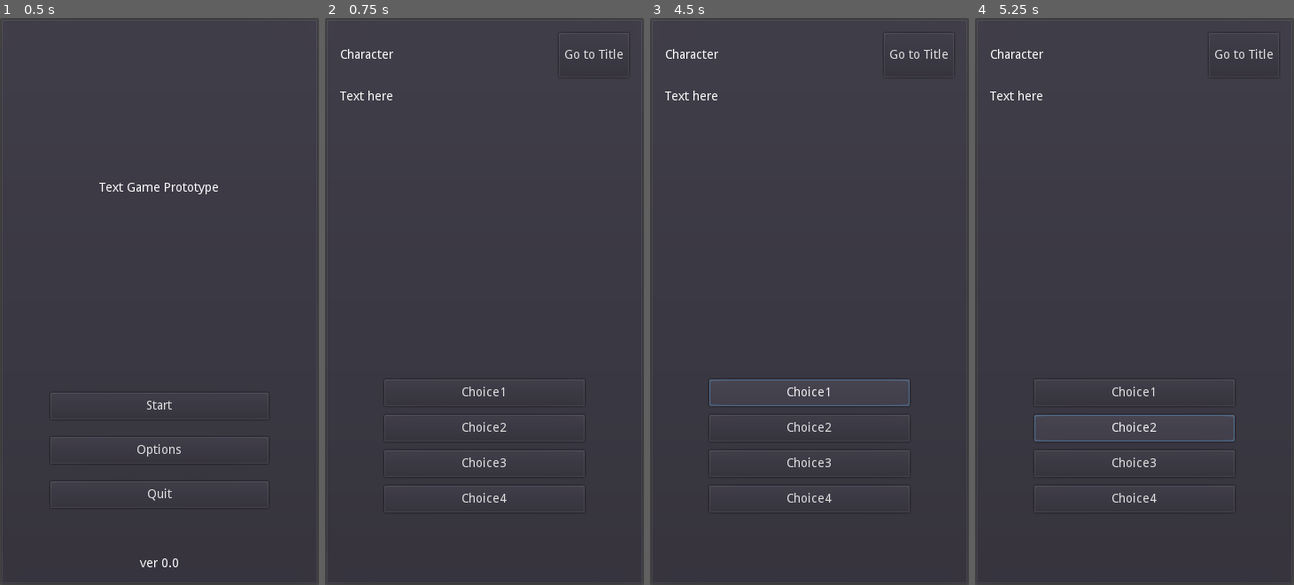
Above: before the commit, frames 1-4 (left to right).
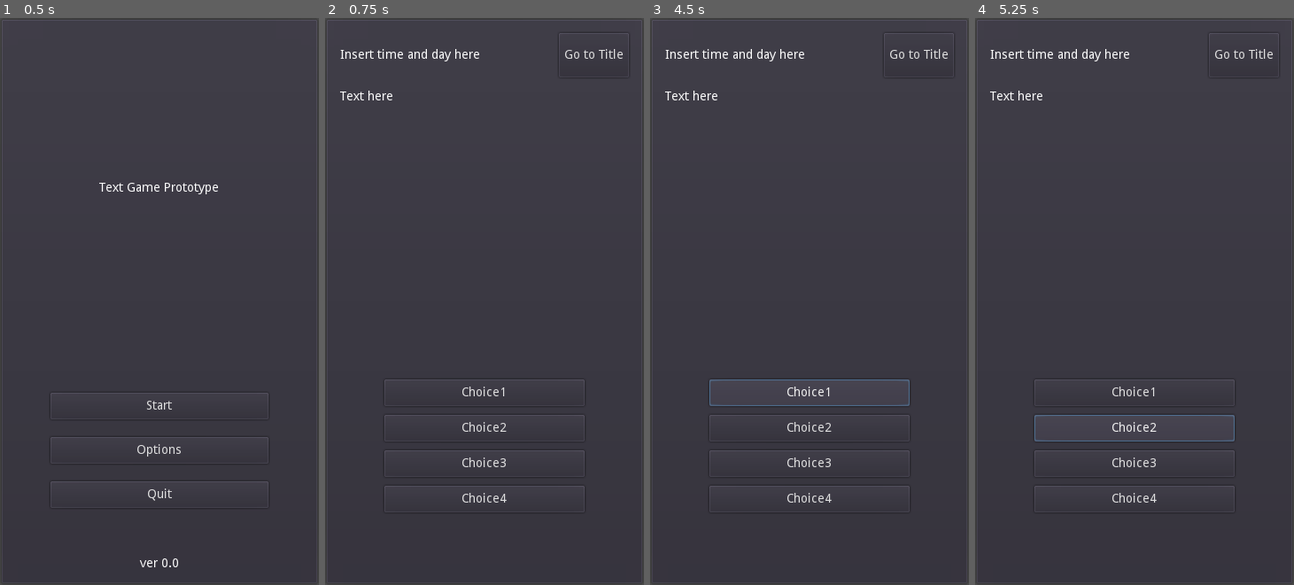
Above: after the commit, the same moments.

Repository: philipuriarte/A-Churchyard-of-Orphans
Game: Godot game, scene res://scenes/main.tscn
Same seed, same stepped clock (60 frames per second), same inputs: the game is played once before the commit and once after it.
Inputs:
- Up to frame 1 (0.5 s): no input
- Up to frame 2 (0.75 s): click "Start" at 0.5 s
- Up to frame 3 (4.5 s): click "Go to Title" at 1.25 s; click "Start" at 2 s; click "Go to Title" at 2.75 s; click "Start" at 3.5 s; click "Choice1" at 4.25 s
- Up to frame 4 (5.25 s): click "Choice2" at 5 s

Frame 1 is identical in both runs. In frame 2, 0.3% of the frame differs, in the area x 4-49%, y 5-8%; in frame 3, 0.3%; in frame 4, 0.3%.

Commit message:
Update TopText

Diff:
--- a/scenes/game_screen.tscn
+++ b/scenes/game_screen.tscn
@@ -35,7 +35,7 @@
 margin_right = 243.0
 margin_bottom = 32.0
 size_flags_horizontal = 3
-text = "Character"
+text = "Insert time and day here"
 
 [node name="TitleButton" type="Button" parent="MarginContainer/MainCointainer/TopContainer"]
 margin_left = 247.0
